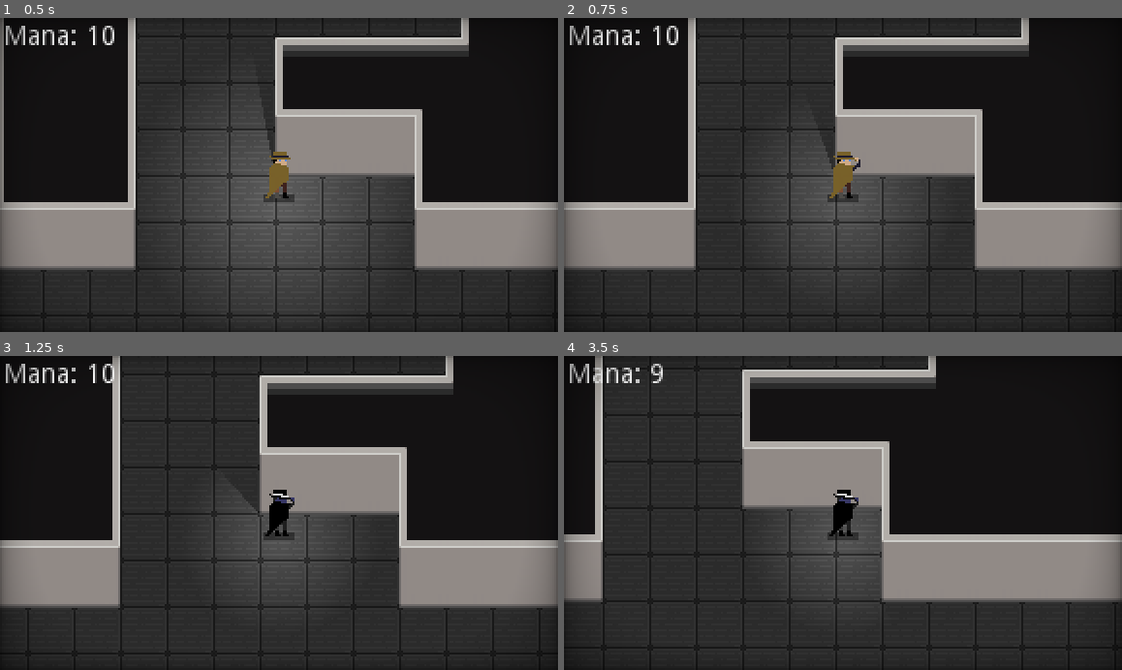
Above: before the commit, frames 1-4 (two rows, left to right).
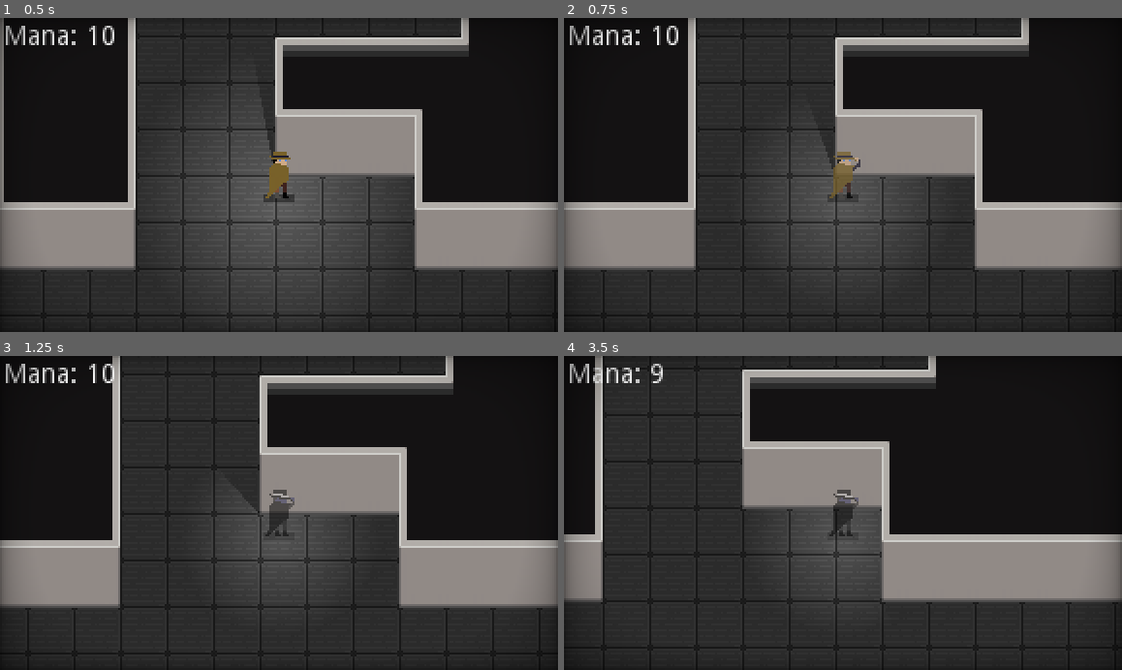
Above: after the commit, the same moments.

Repository: Cabidge/SGD1
Game: Godot game, scene res://assets/Main.tscn
Two runs of this game, one before a commit and one after it. Both use one fixed random seed, a clock stepped at 60 frames per second and the inputs below. The engine's default icon, where the game draws it, is replaced by a stand-in: a white triangle on a blue panel in a dark square.
Inputs (mouse positions are in pixels of both pictures, inside the frame that each line leads up to):
- Up to frame 1 (0.5 s): no input
- Up to frame 2 (0.75 s): tap Enter at 0.5 s; move the mouse to (965, 159) at 0.52 s; hold D (move_right) from 0.53 s (still down); hold Right mouse button (stealth) from 0.53 s (still down)
- Up to frame 3 (1.25 s): keep holding D (move_right); keep holding Right mouse button (stealth)
- Up to frame 4 (3.5 s): move the mouse to (731, 528) at 1.27 s; release D (move_right) at 1.28 s; release Right mouse button (stealth) at 1.28 s; hold S (move_down) 1.28-2.03 s; click (731, 528) at 1.35 s; right-click (731, 528) at 1.55 s; move the mouse to (898, 443) at 2.02 s; hold D (move_right) 2.03-2.78 s; hold Right mouse button (stealth) 2.03-2.78 s; move the mouse to (815, 575) at 2.77 s; hold W (move_up) from 2.78 s (still down); right-click (815, 575) at 2.85 s

Frame 1 is identical in both runs. In frame 2, 0.2% of the frame differs, in the area x 48-54%, y 42-57%; in frame 3, 0.5%, in the area x 47-53%, y 42-58%; in frame 4, 0.4%.

Commit message:
Stealth transparency.

Diff:
--- a/assets/player/Player.gd
+++ b/assets/player/Player.gd
@@ -25,6 +25,8 @@
 func _physics_process(delta):
 	light.energy = lerp(light.energy,light_energy, 0.1)
 	light.texture_scale = lerp(light.texture_scale,light_scale, 0.1)
+
+	modulate.a = lerp(modulate.a, 1.0 - 0.6 * int(stealth), 0.05)
 
 func lerp_vel(dir : Vector2, speed = MAX_SPEED):
 	velocity = velocity.linear_interpolate(dir * speed, 0.3)
